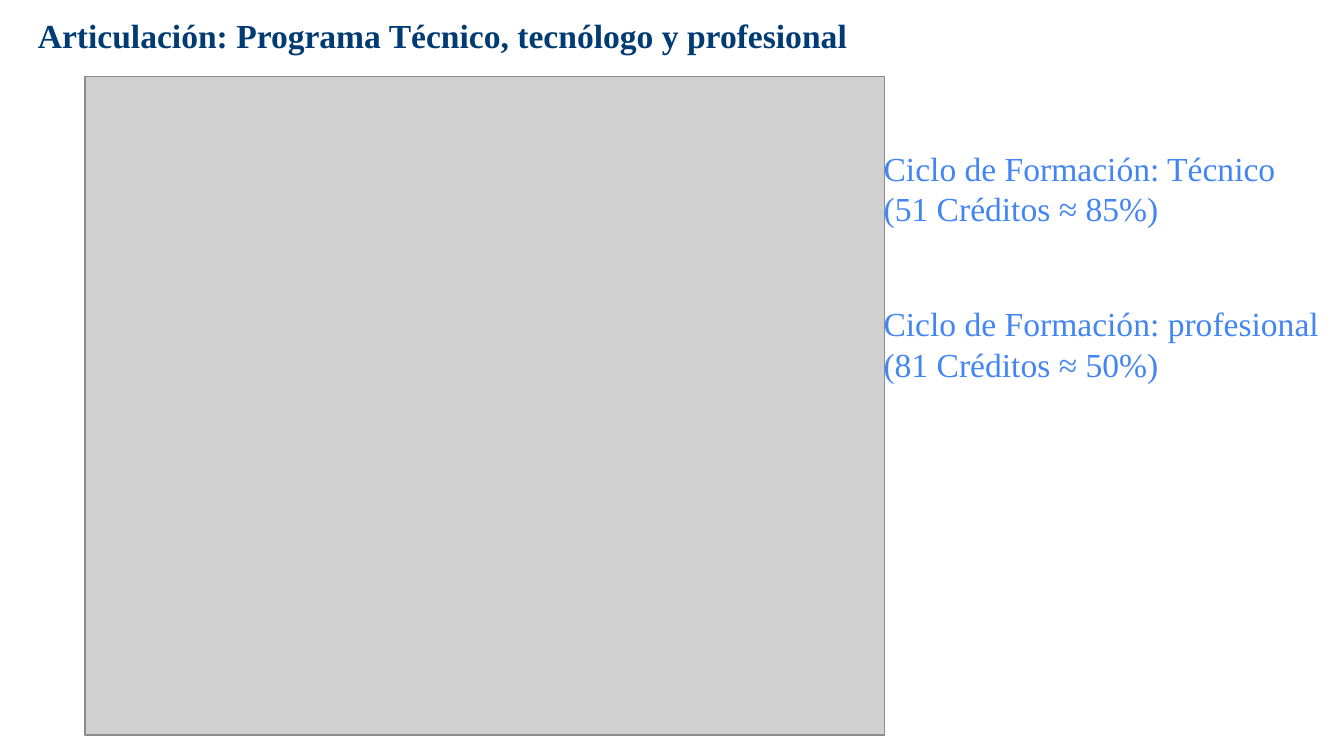
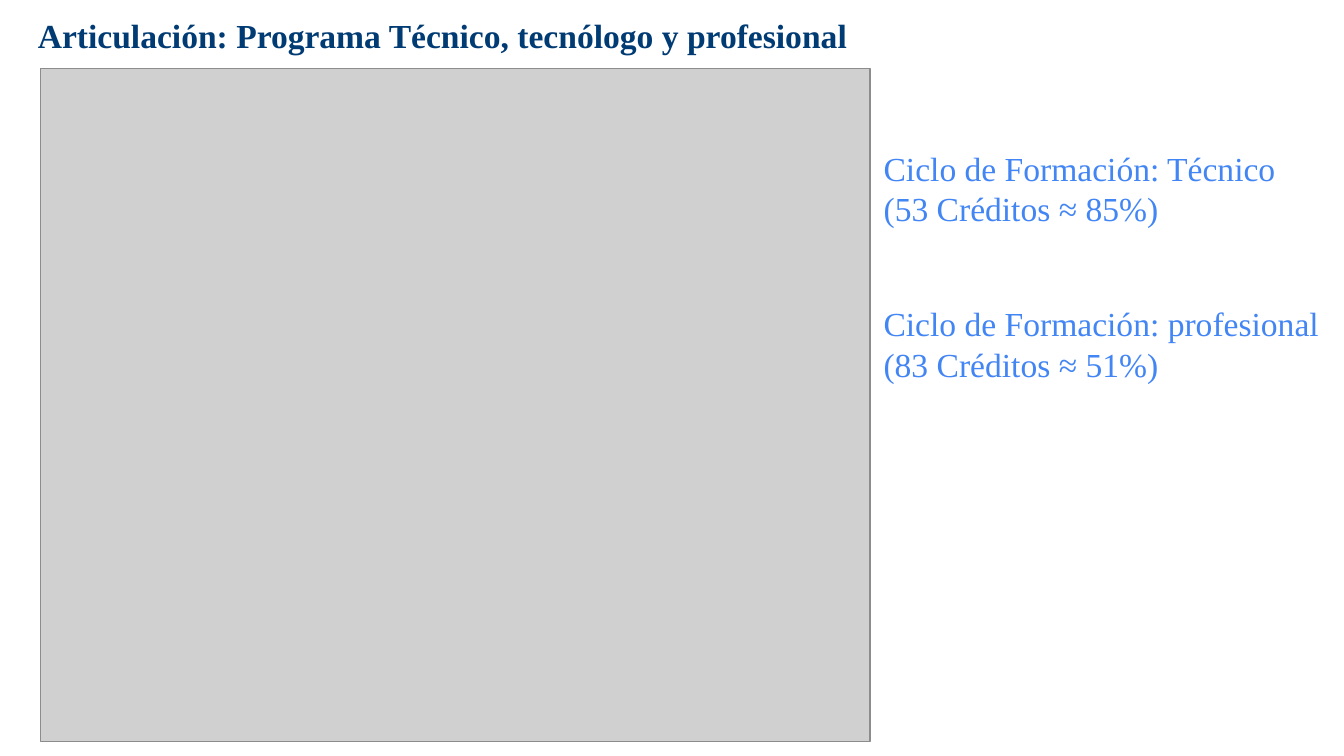
Before and after one commit to DanielVickG87/TECNOLOGIA_ELECTRICA_EN_GENERACION_Y_GESTION_EFICIENTE_DE_ENERGIAS_RENOVABLES, a slide deck: slide 8 of Presentación decanatura TECNOLOGÍA ELÉCTRICA EN GENERACIÓN Y GESTIÓN EFICIENTE DE ENERGÍAS RENOVABLES.pptx. Drawn at 1344x756 pixels with LibreOffice and Linux fonts; fonts in the diff are those of the drawing; grey boxes stand for pictures; background and template pictures are left out. Boxes give left, top, right and bottom in pixels: in the first picture for what was removed or moved away, otherwise in the second. Text is boxed around its words. In the diff, an @@ line names an element or a change of style, - is before the commit and + after.

```diff
--- a/Presentación decanatura TECNOLOGÍA ELÉCTRICA EN GENERACIÓN Y GESTIÓN EFICIENTE DE ENERGÍAS RENOVABLES.pptx
+++ b/Presentación decanatura TECNOLOGÍA ELÉCTRICA EN GENERACIÓN Y GESTIÓN EFICIENTE DE ENERGÍAS RENOVABLES.pptx
@@ picture: place and size @@
-picture at [85,77,884,735]
+picture at [40,69,870,742]
@@ text at [884,157,1275,228]: text changed @@
-Ciclo de Formación: Técnico (51 Créditos ≈ 85%)
+Ciclo de Formación: Técnico (53 Créditos ≈ 85%)
@@ text at [884,312,1319,383]: text changed @@
-Ciclo de Formación: profesional (81 Créditos ≈ 50%)
+Ciclo de Formación: profesional (83 Créditos ≈ 51%)
```
Also in this commit, not shown: 5 other files.
